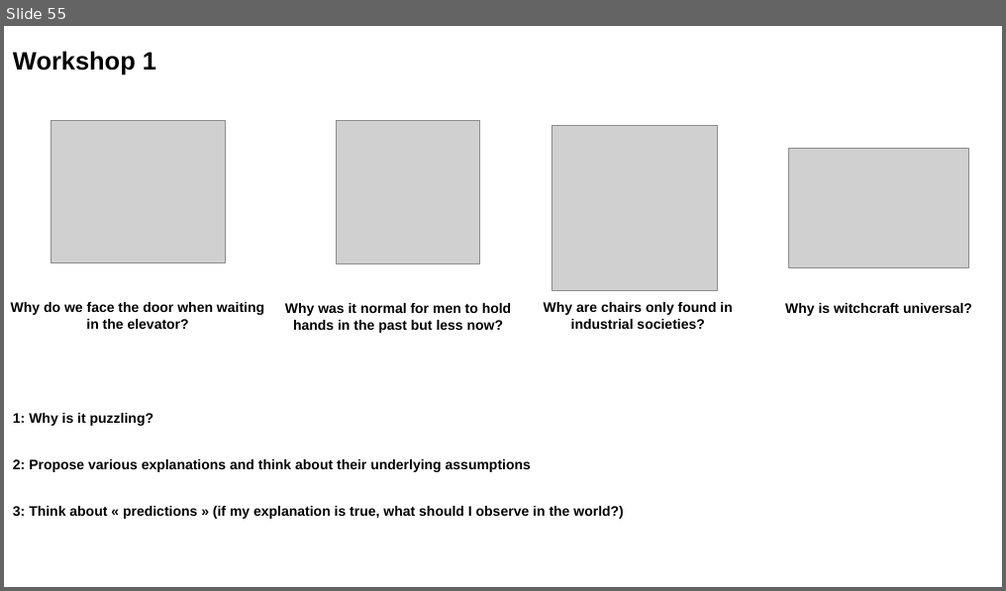
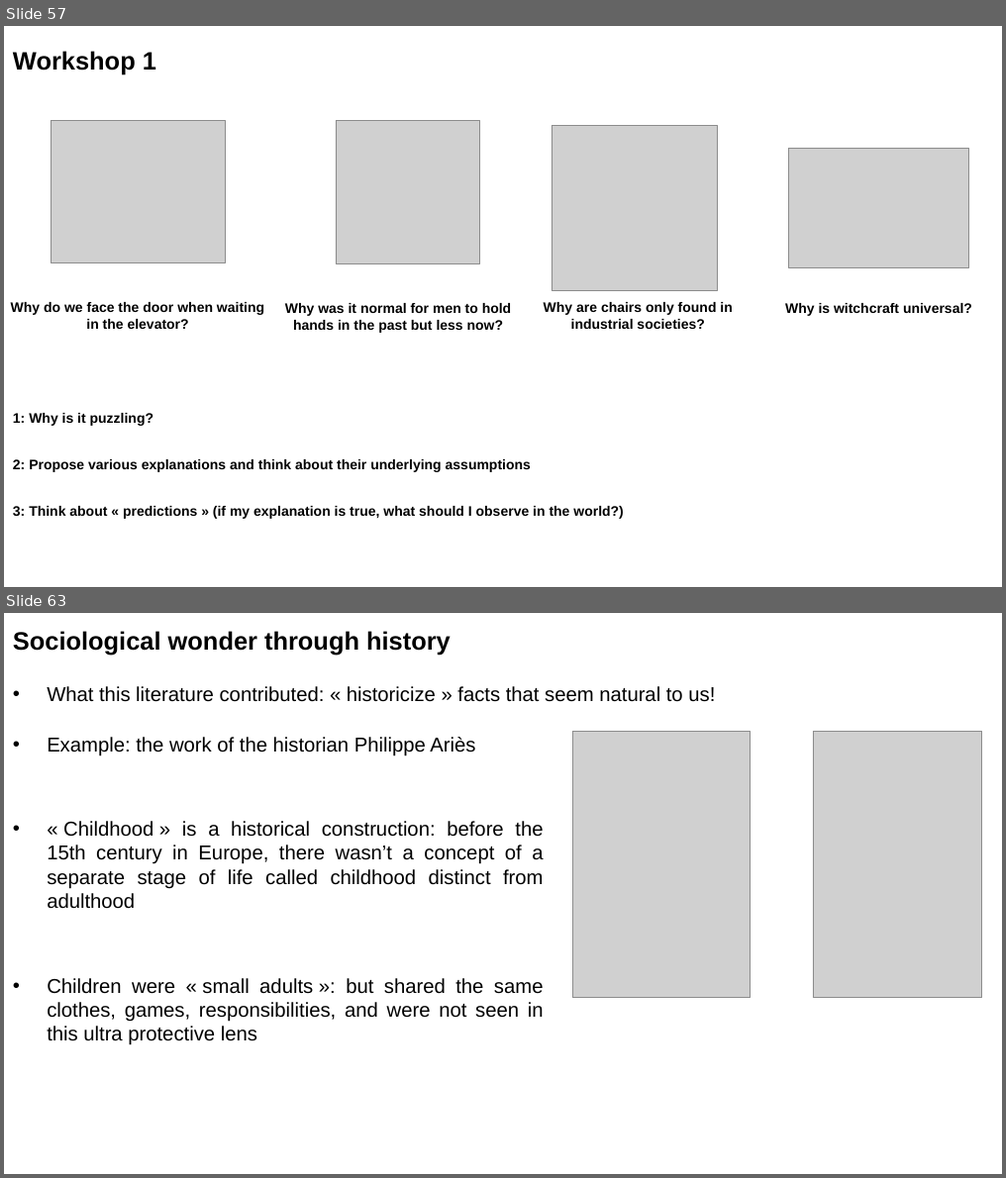
Before and after one commit to aminelasso/SOC501-2026, a slide deck: Week 1/Week 1.pptx. Shown one above the other, each under a label of ours: slide 55 before the commit, slides 57 and 63 after it; the slides between them are not shown. The pictures are 1006x591 and 1006x1178 pixels, drawn with LibreOffice and Linux fonts; fonts in the diff are those of the drawing; grey boxes stand for pictures. Boxes give left, top, right and bottom in pixels: in the first picture for what was removed or moved away, otherwise in the second. Text is boxed around its words. In the diff, an @@ line names an element or a change of style, - is before the commit and + after.

```diff
--- a/Week 1/Week 1.pptx
+++ b/Week 1/Week 1.pptx
@@ slide 63 added at bbox=[4, 613, 1002, 1174], background #FFFFFF @@
@@ text added at bbox=[13, 631, 450, 656], 20 pt, text #000000, bold @@
+Sociological wonder through history
@@ text added at bbox=[47, 686, 715, 702], 16 pt, text #000000 @@
+• What this literature contributed: « historicize » facts that seem natural to us!
@@ picture added at bbox=[572, 731, 751, 998] @@
@@ picture added at bbox=[814, 731, 983, 998] @@
@@ text added at bbox=[47, 737, 475, 757], 16 pt, text #000000 @@
+• Example: the work of the historian Philippe Ariès
@@ text added at bbox=[47, 821, 544, 909], 16 pt, text #000000 @@
+• « Childhood » is a historical construction: before the 15th century in Europe, there wasn’t a concept of a separate stage of life called childhood distinct from adulthood
@@ text added at bbox=[47, 978, 544, 1046], 16 pt, text #000000 @@
+• Children were « small adults »: but shared the same clothes, games, responsibilities, and were not seen in this ultra protective lens
@@ what was slide 55 is now slide 57 @@
```
Also in this commit, not shown: 3 slides changed, 35 other slides added, 1 slide removed, 2 other files.
